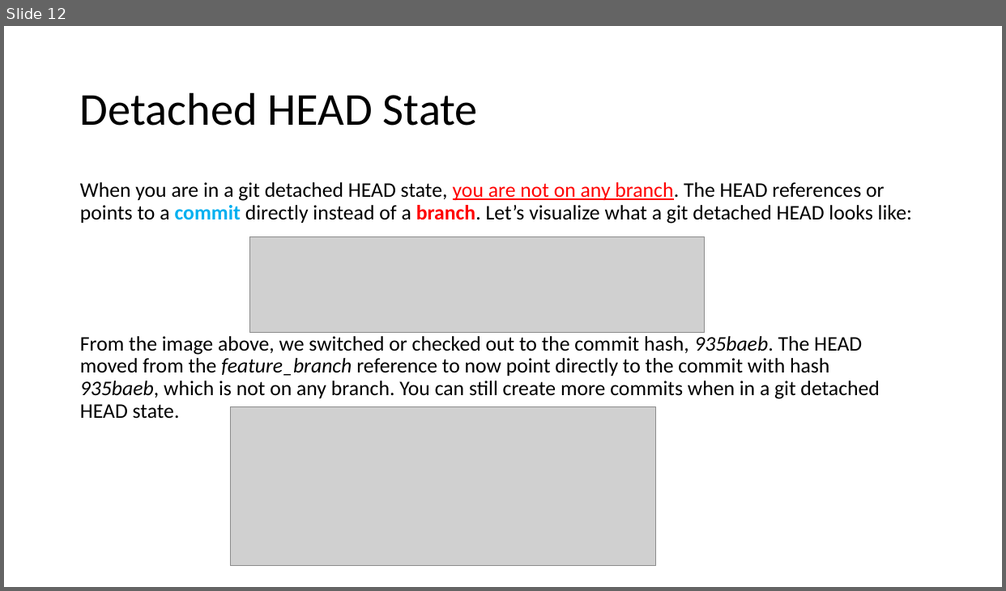
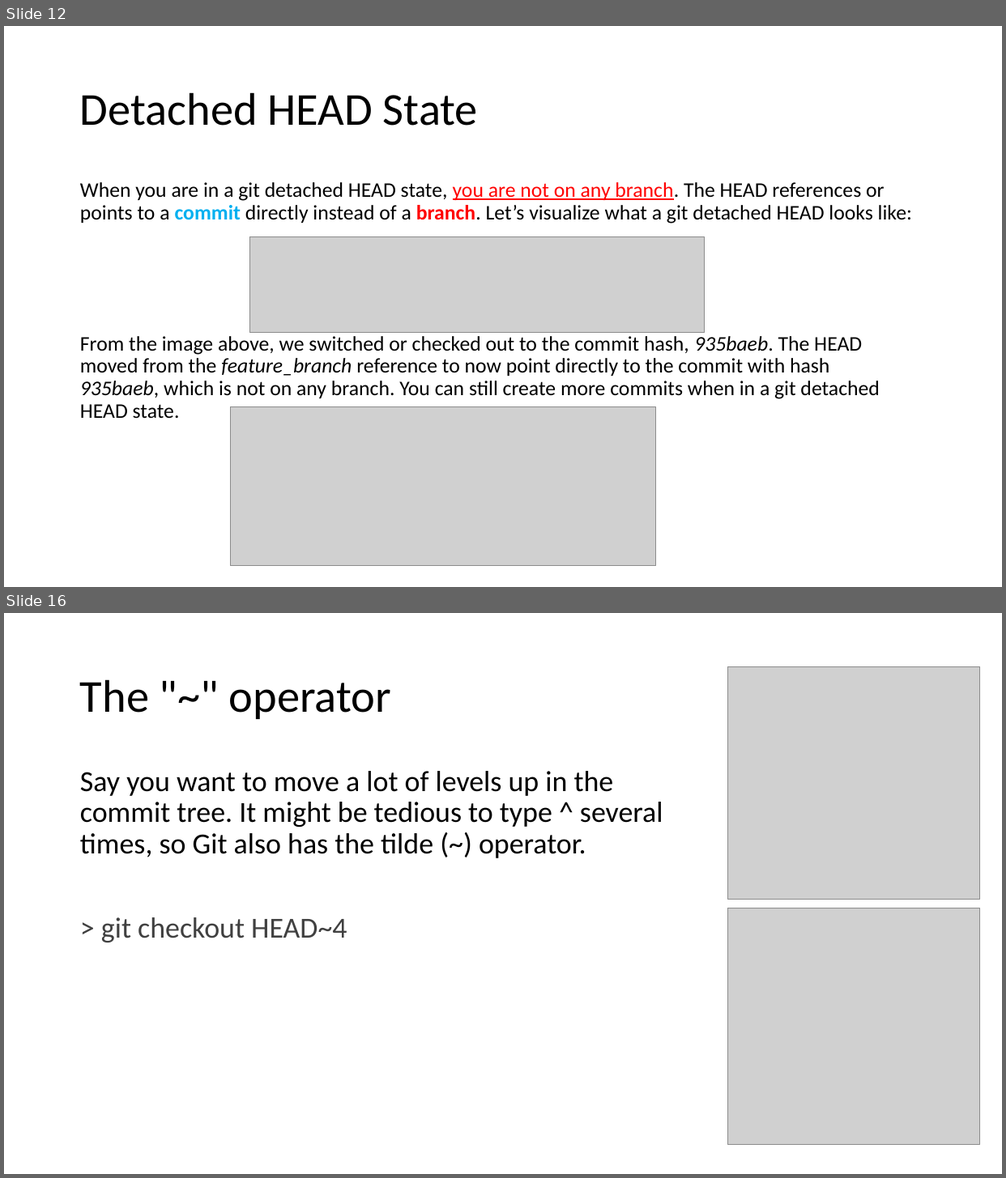
Before and after one commit to fmontazeri/Knowledeg, a slide deck: GitLearning.pptx. Shown one above the other, each under a label of ours: slide 12 before the commit, slides 12 and 16 after it; the slides between them are not shown. The pictures are 1006x591 and 1006x1178 pixels, drawn with LibreOffice and Linux fonts; fonts in the diff are those of the drawing; grey boxes stand for pictures. Boxes give left, top, right and bottom in pixels: in the first picture for what was removed or moved away, otherwise in the second. Text is boxed around its words. In the diff, an @@ line names an element or a change of style, - is before the commit and + after.

Commit message:
use ~ and ^ operators

```diff
--- a/GitLearning.pptx
+++ b/GitLearning.pptx
@@ slide 16 added at bbox=[4, 613, 1002, 1174], background #FFFFFF @@
@@ title added at bbox=[80, 679, 391, 719], 44 pt, text #000000 @@
+The "~" operator
@@ picture added at bbox=[728, 667, 980, 899] @@
@@ text added at bbox=[80, 771, 663, 943], 28 pt, text #000000 @@
+Say you want to move a lot of levels up in the commit tree. It might be tedious to type ^ several times, so Git also has the tilde (~) operator.
+> git checkout HEAD~4
@@ picture added at bbox=[728, 908, 980, 1144] @@
```
Also in this commit, not shown: 4 slides changed, 4 other slides added, 1 slide removed.
